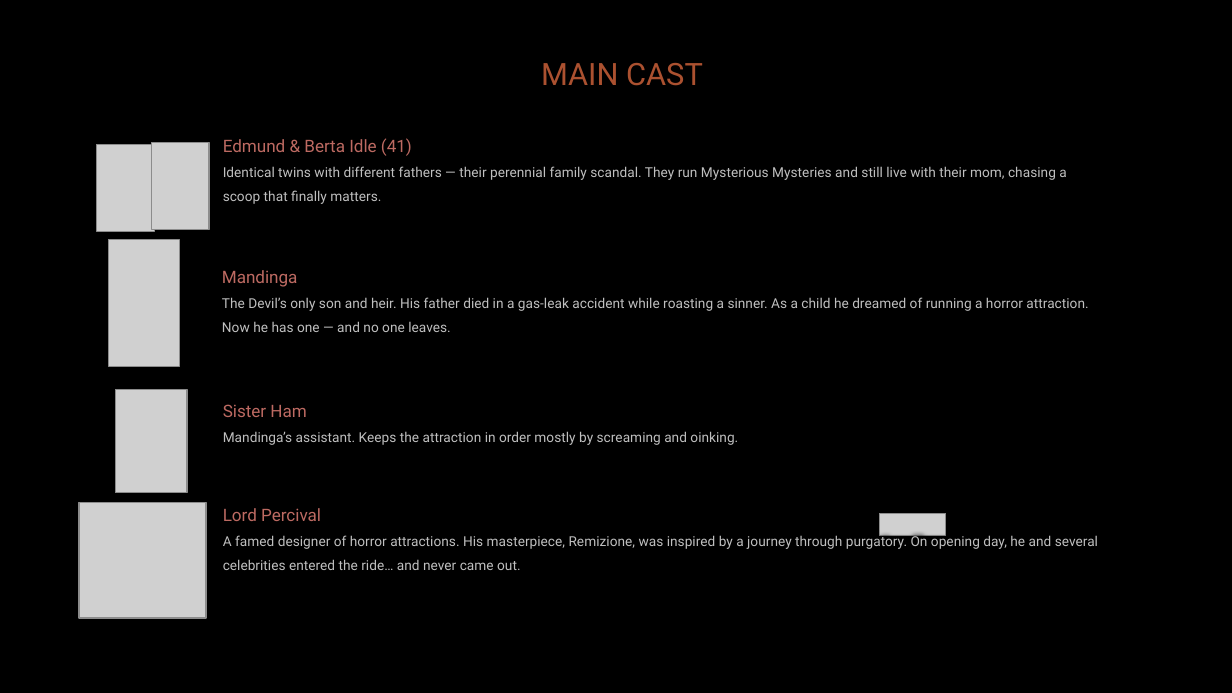
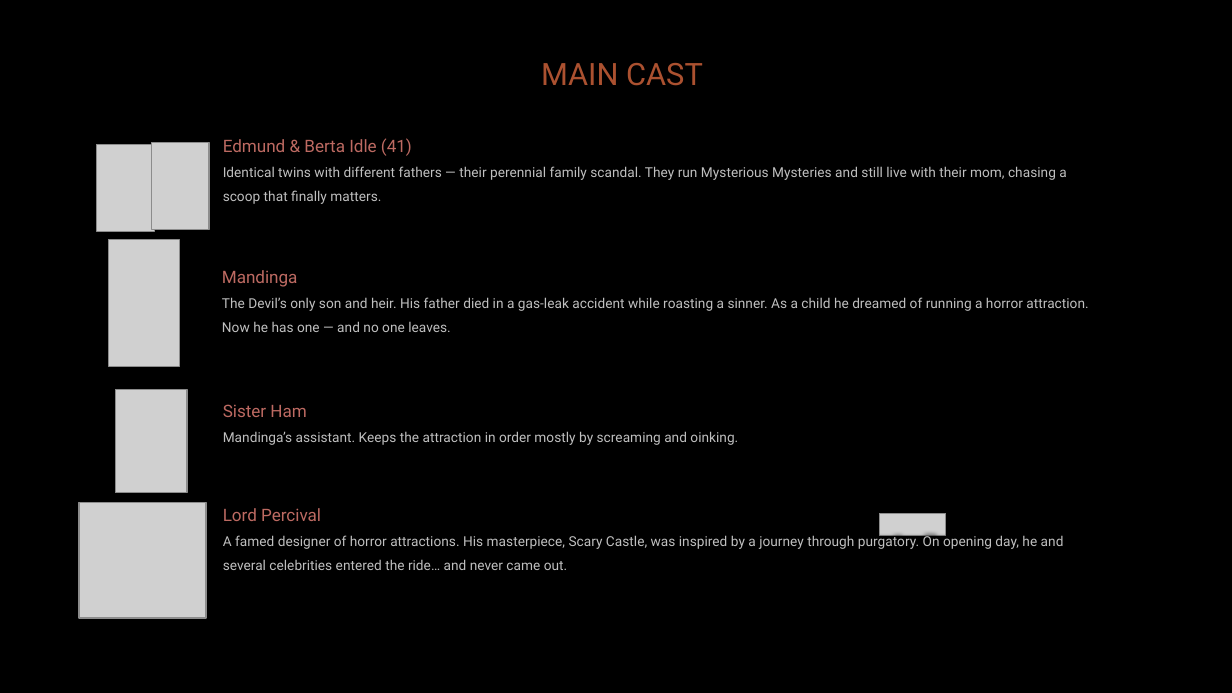
Before and after one commit to diegohcanepa/Remizione, a slide deck: slide 7 of Pitch Deck.pptx. Drawn at 1232x693 pixels with LibreOffice and Linux fonts; fonts in the diff are those of the drawing; grey boxes stand for pictures; background and template pictures are left out. Boxes give left, top, right and bottom in pixels: in the first picture for what was removed or moved away, otherwise in the second. Text is boxed around its words. In the diff, an @@ line names an element or a change of style, - is before the commit and + after.

```diff
--- a/Pitch Deck.pptx
+++ b/Pitch Deck.pptx
@@ text at (x1=223, y1=533, x2=1064, y2=570): text changed @@
-A famed designer of horror attractions. His masterpiece, Remizione, was inspired by a journey through purgatory. On opening day, he and several celebrities entered the ride… and never came out.
+A famed designer of horror attractions. His masterpiece, Scary Castle, was inspired by a journey through purgatory. On opening day, he and several celebrities entered the ride… and never came out.
```
Also in this commit, not shown: 1 other slide changed, 40 other files.
